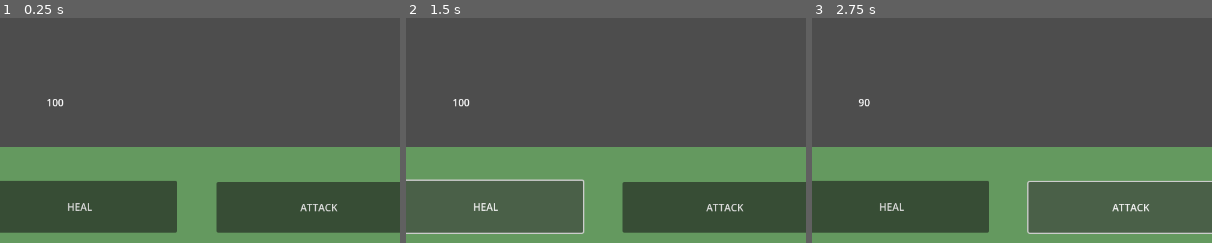
Above: before the commit, frames 1-3 (left to right).
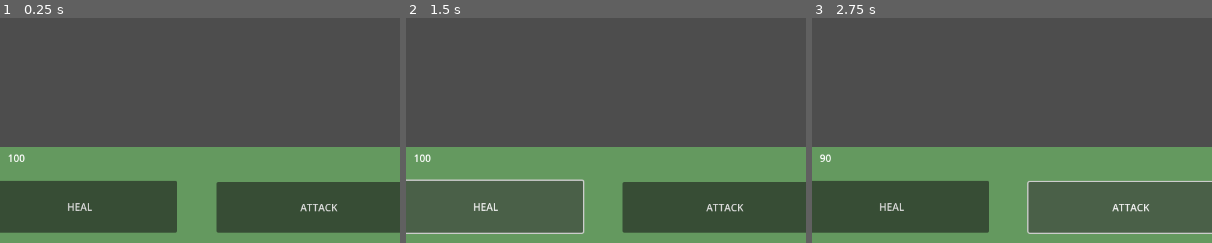
Above: after the commit, the same moments.

Repository: Geo821/Pokemon_Like_Combat_Godot
Game: Godot game, scene res://Scenes/main.tscn
The game is run twice, just before and just after one commit, with the same random seed, the same clock (stepped at 60 frames per second) and the same inputs. The engine's default icon, where the game draws it, is replaced by a stand-in: a white triangle on a blue panel in a dark square.
Inputs:
- Up to frame 1 (0.25 s): no input
- Up to frame 2 (1.5 s): click "ATTACK" at 0.5 s; click "HEAL" at 1.25 s
- Up to frame 3 (2.75 s): click "ATTACK" at 2 s
The pictures show only the part of the screen within x 43-93%, y 31-81%; the shares and areas given below are measured in that part.

The runs differ from the first frame. In frame 1, 0.2% of the frame differs, in the area x 2-16%, y 36-64%; in frame 2, 0.2%; in frame 3, 0.1%.

Commit message:
Update player_attacks_ui.tscn

Diff:
--- a/PokemonLikeGame/Scenes/player_attacks_ui.tscn
+++ b/PokemonLikeGame/Scenes/player_attacks_ui.tscn
@@ -67,10 +67,10 @@
 anchor_top = 0.5
 anchor_right = 0.5
 anchor_bottom = 0.5
-offset_left = -20.0
-offset_top = -11.5
-offset_right = 20.0
-offset_bottom = 11.5
+offset_left = -82.0
+offset_top = 78.0
+offset_right = 152.0
+offset_bottom = 122.0
 grow_horizontal = 2
 grow_vertical = 2
 
